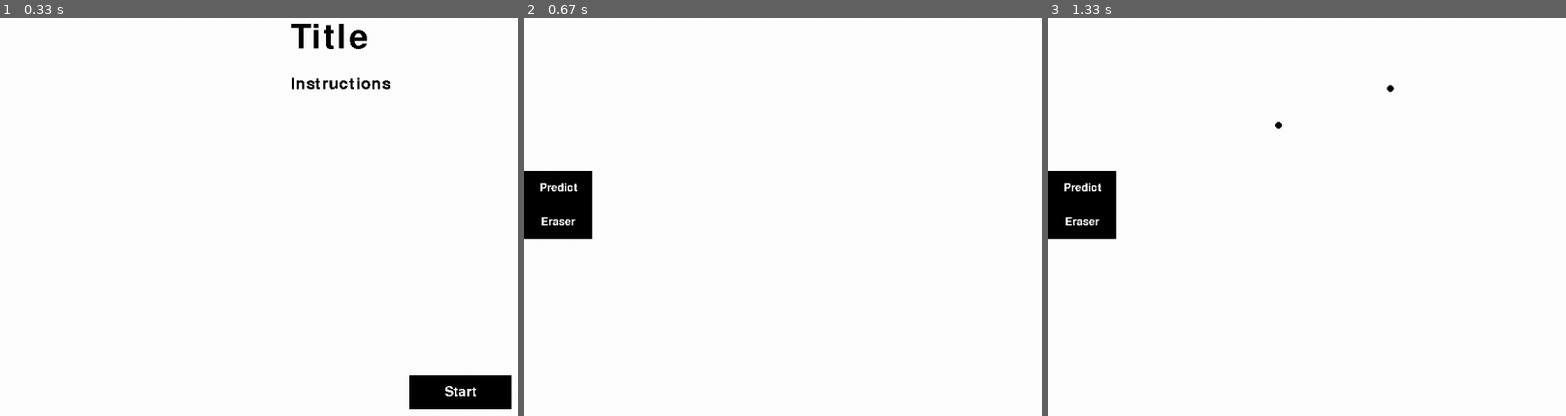
Above: before the commit, frames 1-3 (left to right).
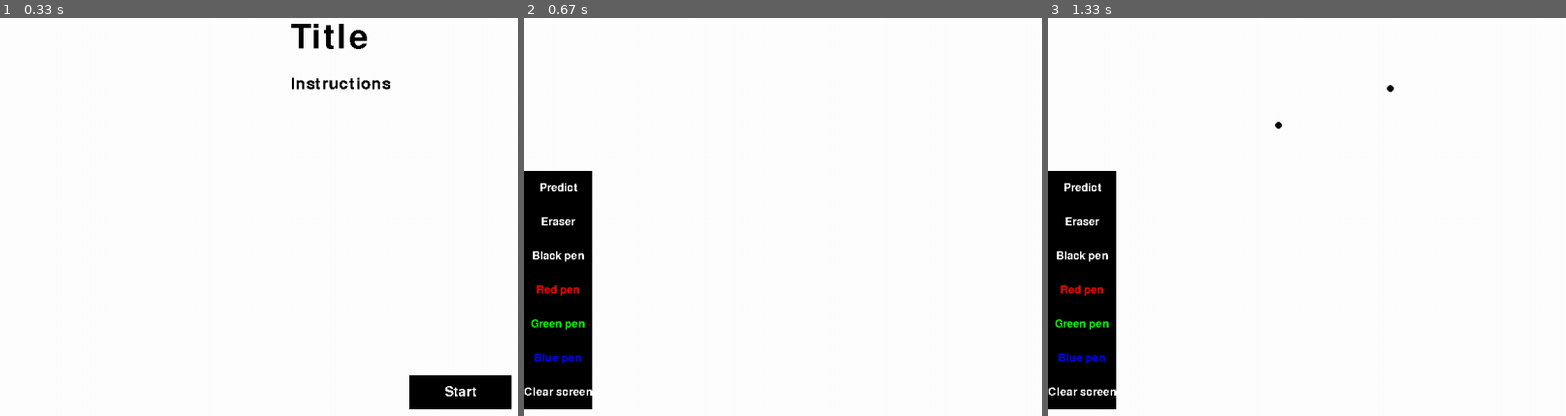
Above: after the commit, the same moments.

Repository: ja-ri/capstone
Game: pygame game, started from capstone.py
The game is run twice, just before and just after one commit, with the same random seed, the same clock (stepped at 60 frames per second) and the same inputs.
Inputs (mouse positions are in pixels of both pictures, inside the frame that each line leads up to):
- Up to frame 1 (0.33 s): no input
- Up to frame 2 (0.67 s): click (969, 408) at 0.38 s
- Up to frame 3 (1.33 s): press the mouse at (1503, 53) at 0.7 s; move the mouse to (1389, 89) at 0.8 s; release the mouse at (1275, 125) at 0.93 s

Frame 1 is identical in both runs. In frame 2, 5.6% of the frame differs, in the area x 0-14%, y 55-99%; in frame 3, 5.6%.

Commit message:
buttons added

Diff:
--- a/capstone.py
+++ b/capstone.py
@@ -8,6 +8,13 @@
     if event.type == pygame.MOUSEBUTTONDOWN and event.button == 1:
         if btn_rect.collidepoint(event.pos):
             game_state = "draw_game"
+
+
+def red_btn():
+    global red_rect, pen_color
+    if event.type == pygame.MOUSEBUTTONDOWN and event.button == 1:
+        if red_rect.collidepoint(event.pos):
+            pen_color = 2
 
 def drawCircleB( screen, x, y ):
     pygame.draw.circle( screen, 'Black', ( x, y ), 5 )
@@ -46,16 +53,56 @@
     global background_color, predict_rect, eraser_rect
     screen.fill((background_color))
     font4 = pygame.font.Font("freesansbold.ttf", 16)
+
+    #Button for predict
     predict_surface = pygame.Surface((100, 50))
     predict_text = font4.render('Predict', False, 'White')
     text1_rect = predict_text.get_rect(center=(predict_surface.get_width()/2, predict_surface.get_height()/2))
     predict_surface.blit(predict_text, text1_rect)
     screen.blit(predict_surface, (predict_rect.x, predict_rect.y))
+
+    #Button for switching to eraser
     eraser_surface = pygame.Surface((100, 50))
     eraser_text = font4.render('Eraser', False, 'White')
     text2_rect = eraser_text.get_rect(center=(eraser_surface.get_width()/2, eraser_surface.get_height()/2))
     eraser_surface.blit(eraser_text, text2_rect)
     screen.blit(eraser_surface, (eraser_rect.x, eraser_rect.y))
+
+    #Button for switching to black pen
+    black_surface = pygame.Surface((100, 50))
+    black_text = font4.render('Black pen', False, 'White')
+    text6_rect = black_text.get_rect(center=(black_surface.get_width()/2, black_surface.get_height()/2))
+    black_surface.blit(black_text, text6_rect)
+    screen.blit(black_surface, (black_rect.x, black_rect.y))
+
+    #Button for switching to red pen
+    red_surface = pygame.Surface((100, 50))
+    red_text = font4.render('Red pen', False, 'Red')
+    text3_rect = red_text.get_rect(center=(red_surface.get_width()/2, red_surface.get_height()/2))
+    red_surface.blit(red_text, text3_rect)
+    screen.blit(red_surface, (red_rect.x, red_rect.y))
+
+    #Button for switching to green pen
+    green_surface = pygame.Surface((100, 50))
+    green_text = font4.render('Green pen', False, 'Green')
+    text4_rect = green_text.get_rect(center=(green_surface.get_width()/2, green_surface.get_height()/2))
+    green_surface.blit(green_text, text4_rect)
+    screen.blit(green_surface, (green_rect.x, green_rect.y))
+
+    #Button for switching to blue pen
+    blue_surface = pygame.Surface((100, 50))
+    blue_text = font4.render('Blue pen', False, 'Blue')
+    text5_rect = blue_text.get_rect(center=(blue_surface.get_width()/2, blue_surface.get_height()/2))
+    blue_surface.blit(blue_text, text5_rect)
+    screen.blit(blue_surface, (blue_rect.x, blue_rect.y))
+
+    #Button for clearing the whole screen
+    clear_surface = pygame.Surface((100, 50))
+    clear_text = font4.render('Clear screen', False, 'White')
+    text7_rect = clear_text.get_rect(center=(clear_surface.get_width()/2, clear_surface.get_height()/2))
+    clear_surface.blit(clear_text, text7_rect)
+    screen.blit(clear_surface, (clear_rect.x, clear_rect.y))
+
 
 
     while True:
@@ -66,7 +113,16 @@
                 isPressed = False
             elif event.type == pygame.MOUSEMOTION and isPressed == True:
                 ( x, y ) = pygame.mouse.get_pos()
-                drawCircleB( screen, x, y )
+                if pen_color == 1:
+                    drawCircleB( screen, x, y )
+                elif pen_color == 2:
+                    drawCircleR(screen, x, y)
+                elif pen_color == 3:
+                    drawCircleG(screen, x, y)
+                elif pen_color == 4:
+                    drawCircleBl(screen, x, y)
+                elif pen_color == 0:
+                    drawCircleW(screen, x, y)
             elif event.type == pygame.QUIT:
                 pygame.quit()
                 sys.exit()
@@ -80,9 +136,15 @@
 screen = pygame.display.set_mode((screen_width, screen_height))
 pygame.display.set_caption('Capstone Project')
 background_color = pygame.Color('White')
+pen_color = 1       #colors: 0=eraser 1=black 2=red 3=green 4=blue
 btn_rect = pygame.Rect(600, 600, 100, 100)
 predict_rect = pygame.Rect(0, 300, 100, 100)
 eraser_rect = pygame.Rect(0, 350, 100, 100)
+black_rect = pygame.Rect(0, 400, 100, 100)
+red_rect = pygame.draw.rect(screen, 'Yellow', pygame.Rect(0, 450, 100, 100))
+green_rect = pygame.Rect(0, 500, 100, 100)
+blue_rect = pygame.Rect(0, 550, 100, 100)
+clear_rect = pygame.Rect(0, 600, 100, 100)
 game_state = "start_menu"
 
 
@@ -98,6 +160,7 @@
         start_btn()
     if game_state == "draw_game":
         draw_game()
+        red_btn()
 
 
     pygame.display.flip()
